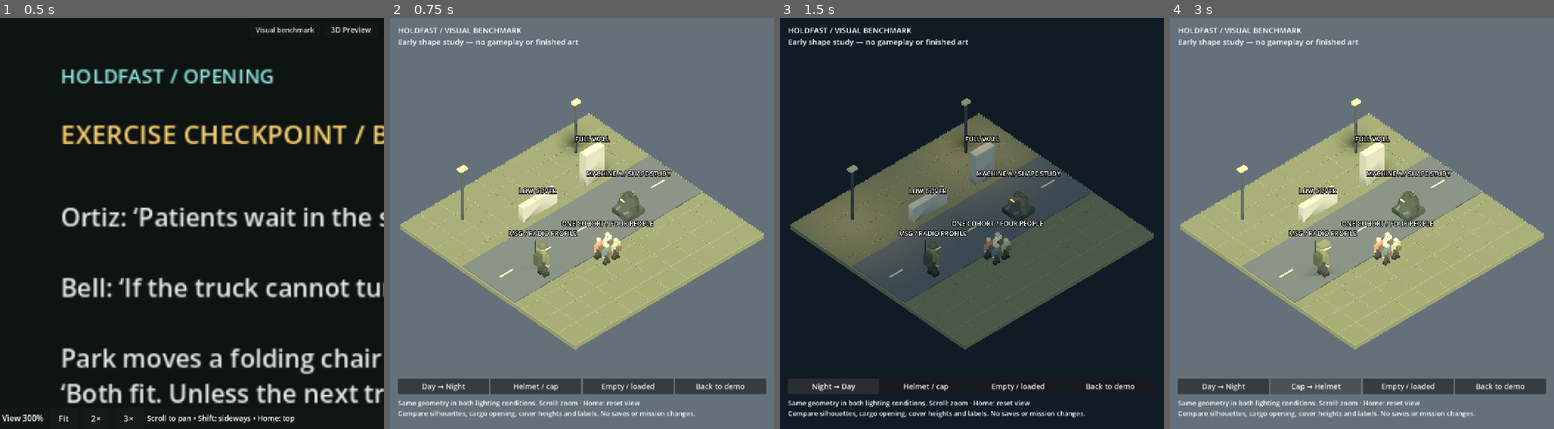
Above: before the commit, frames 1-4 (left to right).
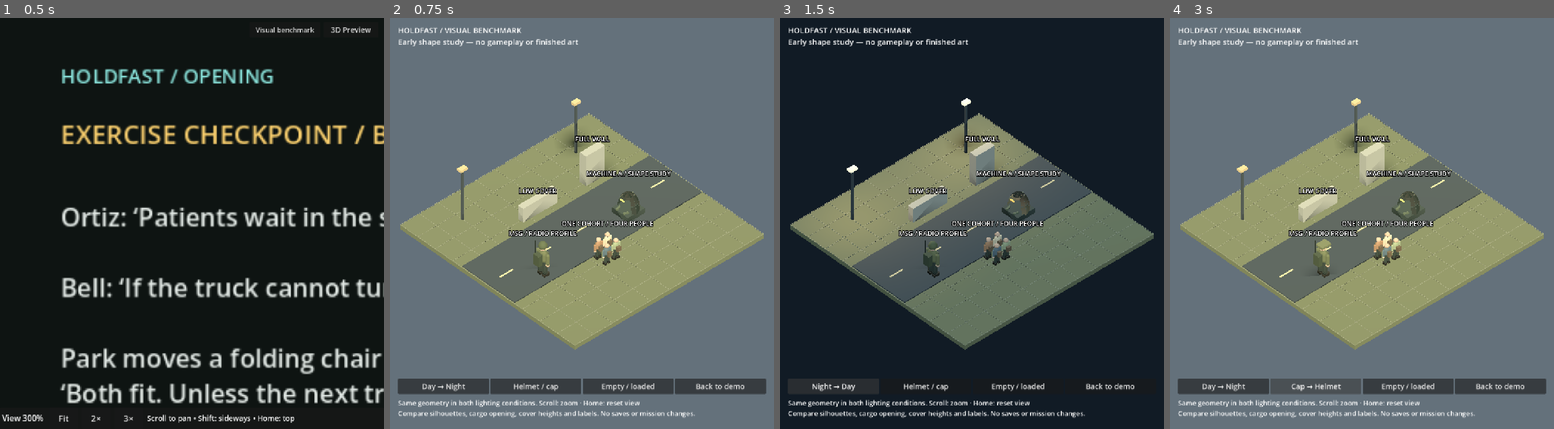
Above: after the commit, the same moments.

Repository: sgoold-shannon/HOLDFAST
Game: Godot game, scene res://farm_final.tscn
The game is run twice, just before and just after one commit, with the same random seed, the same clock (stepped at 60 frames per second) and the same inputs.
Inputs:
- Up to frame 1 (0.5 s): no input
- Up to frame 2 (0.75 s): click "Visual benchmark" at 0.5 s
- Up to frame 3 (1.5 s): click "Day → Night" at 1.25 s
- Up to frame 4 (3 s): click "Night → Day" at 2 s; click "Helmet / cap" at 2.75 s

Frame 1 is identical in both runs. In frame 2, 8.0% of the frame differs, in the area x 2-97%, y 20-80%; in frame 3, 17%, in the area x 2-98%, y 19-80%; in frame 4, 8.0%.

Commit message:
Refine benchmark night lighting and material separation

Diff:
--- a/holdfast/presentation3d/visual_benchmark.gd
+++ b/holdfast/presentation3d/visual_benchmark.gd
@@ -3,6 +3,8 @@
 var camera: Camera3D
 var environment: Environment
 var sun: DirectionalLight3D
+var rim: DirectionalLight3D
+var fixture_materials: Array[StandardMaterial3D] = []
 var lamps: Array[OmniLight3D] = []
 var night := false
 var helmet: Node3D
@@ -85,6 +87,8 @@
 				surface.add_vertex(point)
 	var node := shape(parent,surface.commit(),Vector3.ZERO,color)
 	node.material_override.cull_mode = BaseMaterial3D.CULL_DISABLED
+	node.material_override.metallic = 0.28
+	node.material_override.roughness = 0.62
 func _ready() -> void:
 	readability = get_node_or_null("/root/Readability")
 	if readability:
@@ -102,6 +106,10 @@
 	sun.rotation_degrees = Vector3(-50,-35,0)
 	sun.shadow_enabled = true
 	add_child(sun)
+	rim = DirectionalLight3D.new()
+	rim.rotation_degrees = Vector3(-32,145,0)
+	rim.light_color = Color("cbd5dc")
+	add_child(rim)
 	camera = Camera3D.new()
 	camera.projection = Camera3D.PROJECTION_ORTHOGONAL
 	camera.position = Vector3(-12,15,13)
@@ -110,7 +118,8 @@
 	camera.size = 16
 	camera.current = true
 	box(self,Vector3(0,-0.12,0),Vector3(10,0.2,10),"666c52")
-	box(self,Vector3(0,0,0),Vector3(9.9,0.06,3.0),"535b5c")
+	var road := box(self,Vector3(0,0,0),Vector3(9.9,0.06,3.0),"41494b")
+	road.material_override.roughness = 0.98
 	for x in range(-4,5,2): box(self,Vector3(x,0.04,0),Vector3(0.7,0.015,0.07),"b8af88")
 	# One-unit footprint marks establish relative scale, not a new tactical map.
 	for x in range(-5,6): box(self,Vector3(x,0.005,0),Vector3(0.012,0.012,10),"7c806c")
@@ -135,11 +144,15 @@
 	label("MACHINE A / SHAPE STUDY",Vector3(2,2,0.5))
 	for x in [-3,3]:
 		box(self,Vector3(x,1.3,-3.6),Vector3(0.08,2.6,0.08),"434b4d")
-		box(self,Vector3(x,2.55,-3.6),Vector3(0.35,0.12,0.22),"b8a57c")
+		var fixture := box(self,Vector3(x,2.55,-3.6),Vector3(0.35,0.12,0.22),"b8a57c")
+		var glow: StandardMaterial3D = fixture.material_override
+		glow.emission_enabled = true
+		glow.emission = Color("ffd7a1")
+		fixture_materials.append(glow)
 		var light := OmniLight3D.new()
 		light.position = Vector3(x,2.5,-3.6)
 		light.light_color = Color("ffcf91")
-		light.omni_range = 5.5
+		light.omni_range = 7.5
 		add_child(light)
 		lamps.append(light)
 	build_hud()
@@ -212,10 +225,12 @@
 func apply_light() -> void:
 	environment.background_color = Color("111b25") if night else Color("64717b")
 	environment.ambient_light_color = Color("9daebd") if night else Color("d6dcce")
-	environment.ambient_light_energy = 0.45 if night else 0.7
+	environment.ambient_light_energy = 0.32 if night else 0.48
 	sun.light_color = Color("b8cad6") if night else Color("fff0d5")
-	sun.light_energy = 0.3 if night else 1.1
-	for light in lamps: light.light_energy = 1.2 if night else 0.0
+	sun.light_energy = 0.48 if night else 0.85
+	rim.light_energy = 0.42 if night else 0.12
+	for light in lamps: light.light_energy = 1.7 if night else 0.0
+	for glow in fixture_materials: glow.emission_energy_multiplier = 1.0 if night else 0.0
 	phase_label.text = "Night → Day" if night else "Day → Night"
 func toggle_headgear() -> void:
 	helmet.visible = not helmet.visible
Not shown, changed: docs/presentation-plan.md
